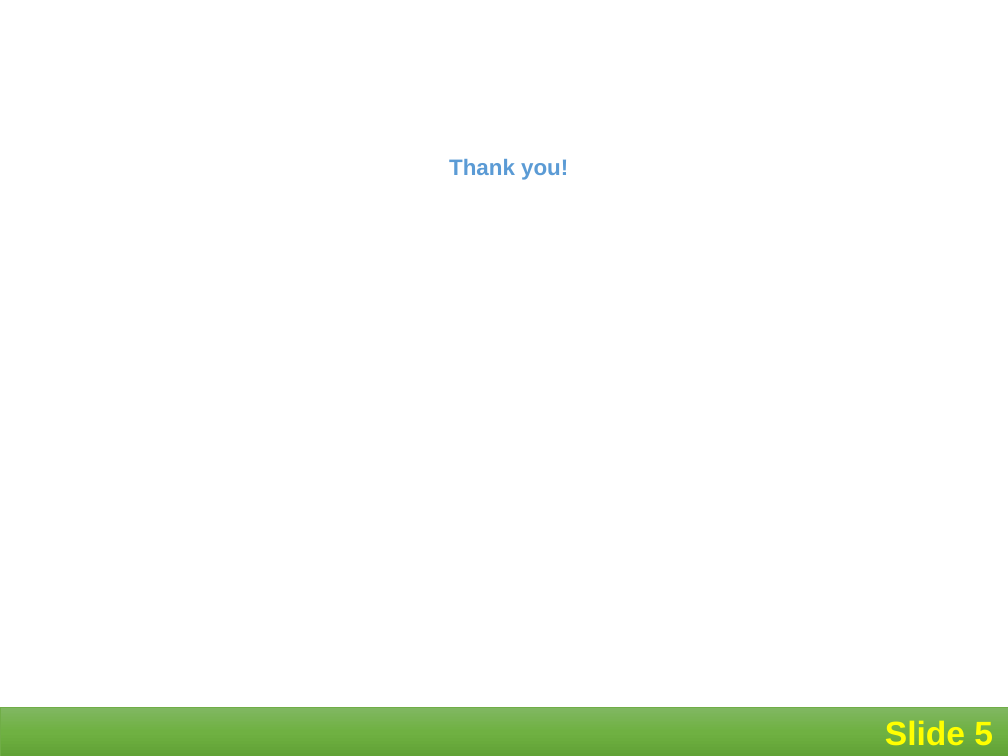
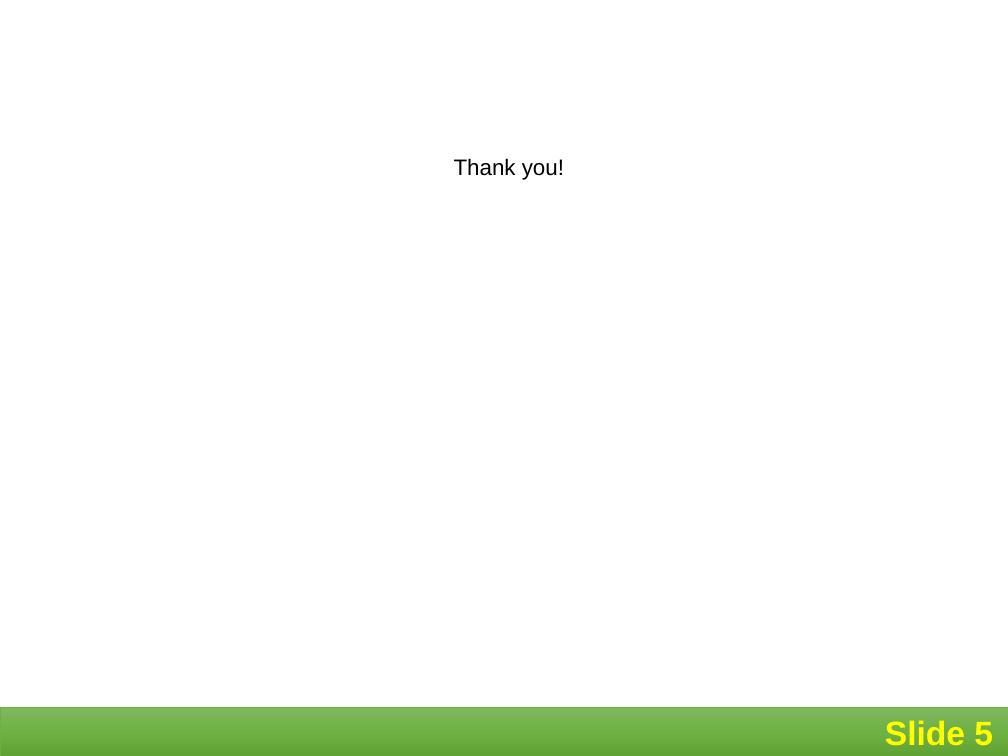
Before and after one commit to phatnguyendev/quiz-search, a slide deck: slide 5 of dapan/cau 3.pptx. Drawn at 1008x756 pixels with LibreOffice and Linux fonts; fonts in the diff are those of the drawing. Boxes give left, top, right and bottom in pixels: in the first picture for what was removed or moved away, otherwise in the second. Text is boxed around its words. In the diff, an @@ line names an element or a change of style, - is before the commit and + after.

```diff
--- a/dapan/cau 3.pptx
+++ b/dapan/cau 3.pptx
@@ text "Thank you!" at box(454, 158, 564, 180): text colour #5B9BD5 to #000000, letter outline #FFFFFF 0.75 pt to none, bold off @@
```
Also in this commit, not shown: 3 other files.
